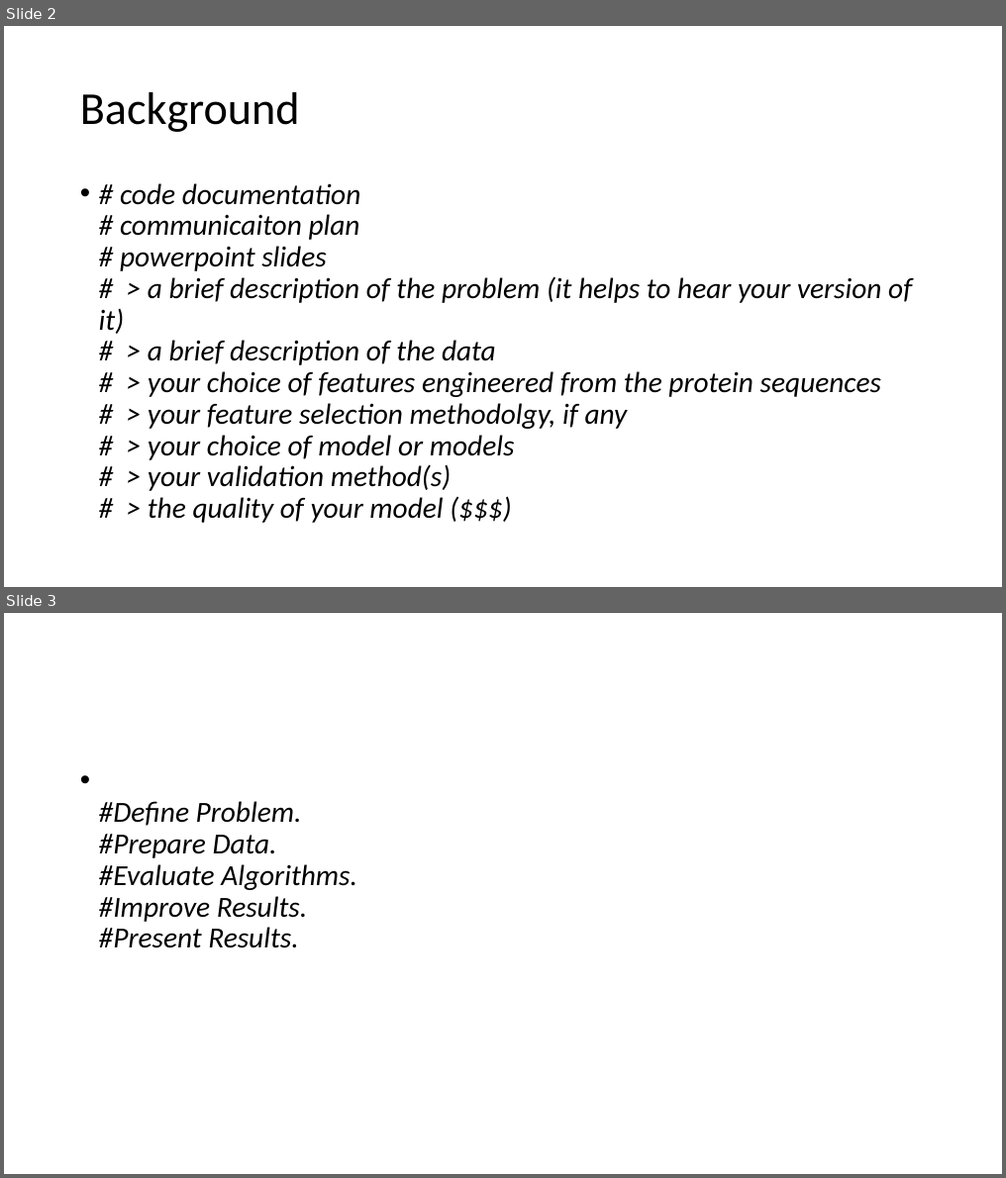
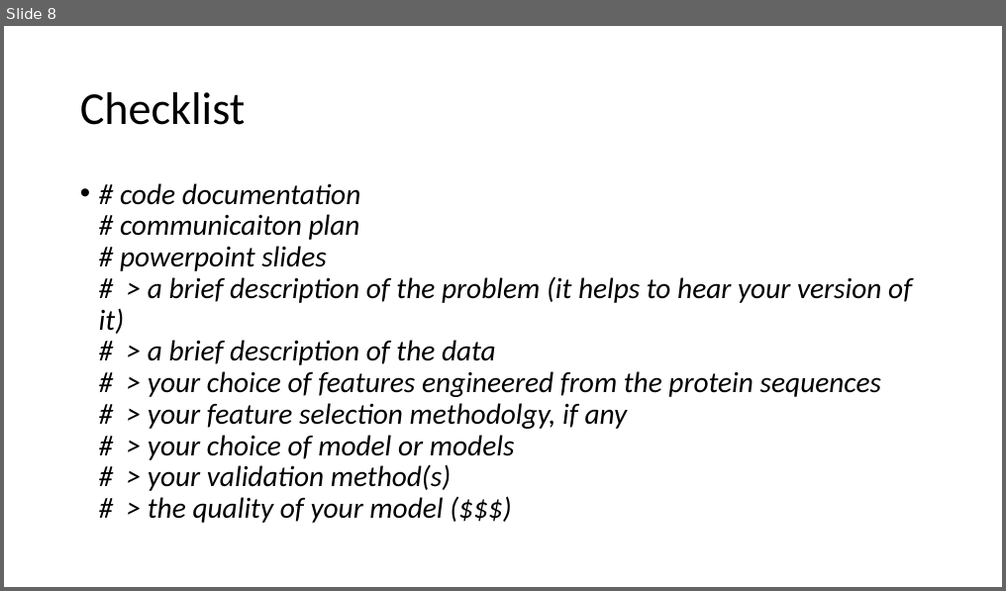
Before and after one commit to JoannaDrx/protein-classification, a slide deck: drugpro-jd.pptx. Shown one above the other, each under a label of ours: slides 2 and 3 before the commit, slide 8 after it. The pictures are 1006x1178 and 1006x591 pixels, drawn with LibreOffice and Linux fonts; fonts in the diff are those of the drawing. Boxes give left, top, right and bottom in pixels: in the first picture for what was removed or moved away, otherwise in the second. Text is boxed around its words. In the diff, an @@ line names an element or a change of style, - is before the commit and + after.

```diff
--- a/drugpro-jd.pptx
+++ b/drugpro-jd.pptx
@@ slide 3 removed at (4, 613, 1002, 1174), background #FFFFFF @@
@@ text removed at (99, 801, 357, 949) @@
-• #Define Problem.
-  #Prepare Data.
-  #Evaluate Algorithms.
-  #Improve Results.
-  #Present Results.
@@ what was slide 2 is now slide 8 @@
@@ slide 8 changed as well @@
@@ title at (80, 92, 245, 125): text changed @@
-Background
+Checklist
```
Also in this commit, not shown: 2 other slides changed, 5 slides added, 1 other file.
